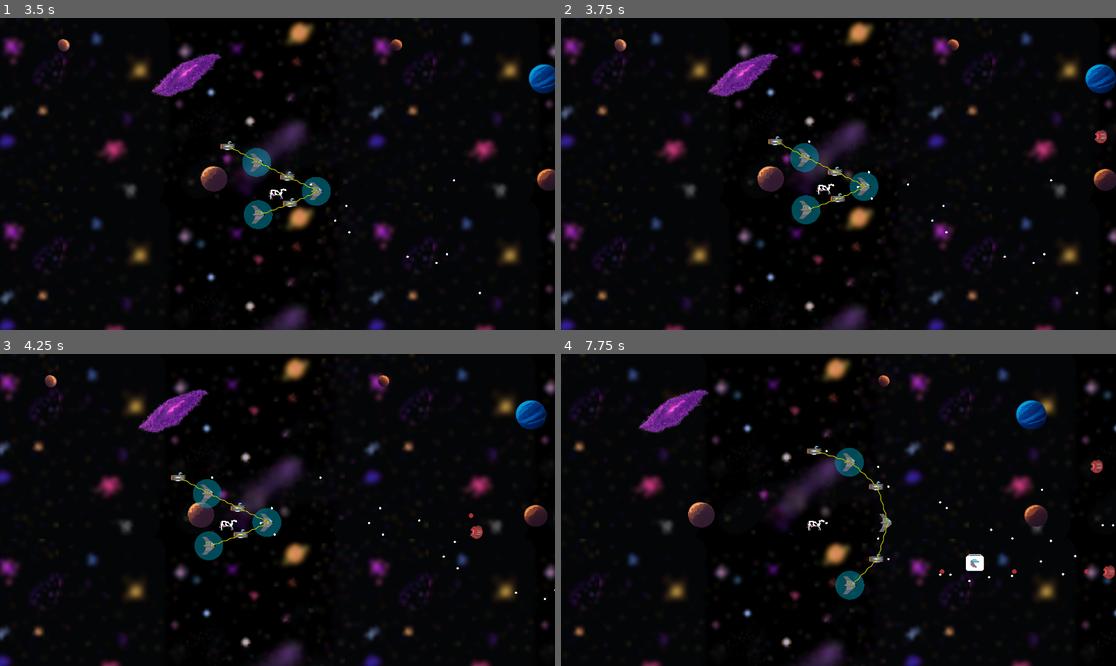
Above: before the commit, frames 1-4 (two rows, left to right).
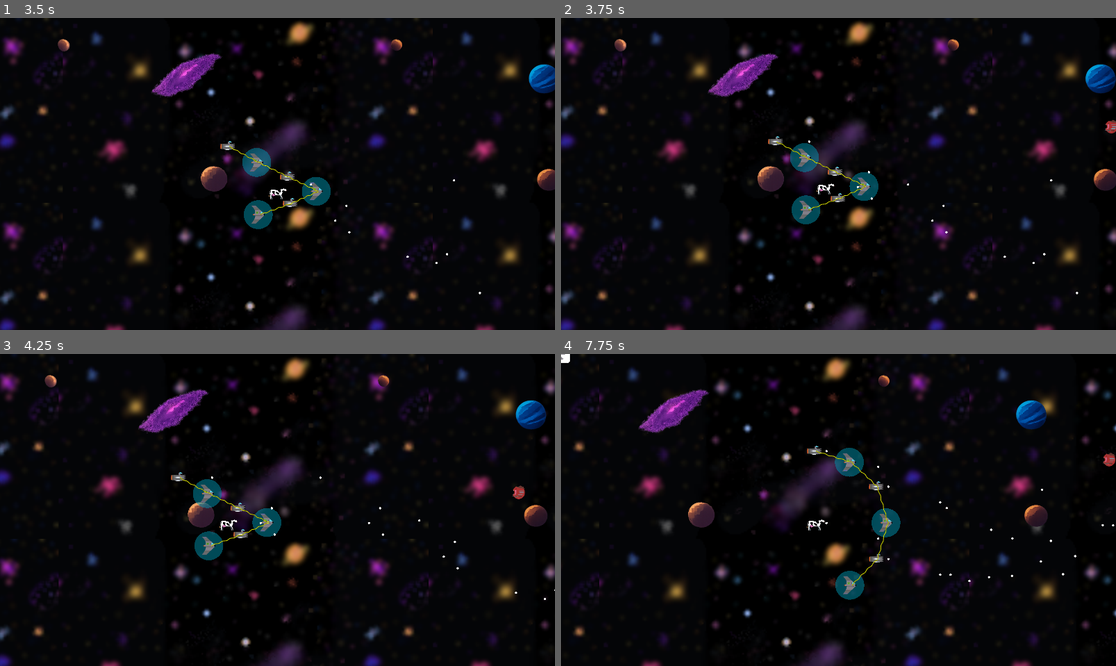
Above: after the commit, the same moments.

Repository: tfmertz/gamedevtv-jam-2026
Game: Godot game, scene res://scene/main.tscn
The game is run twice, just before and just after one commit, with the same random seed, the same clock (stepped at 60 frames per second) and the same inputs.
Inputs:
- Up to frame 1 (3.5 s): click "START" at 0.5 s; click "START" at 1.25 s; tap Enter at 2 s; hold W (move_up) from 2.03 s (still down); tap 4 at 2.1 s; tap 5 at 2.3, 2.85 s; tap 6 at 3.05 s
- Up to frame 2 (3.75 s): release W (move_up) at 3.53 s; hold A (move_left) from 3.53 s (still down); tap 6 at 3.6 s
- Up to frame 3 (4.25 s): keep holding A (move_left); tap 4 at 3.8 s
- Up to frame 4 (7.75 s): tap F (cycle_formation) at 4.35 s; tap 5 at 4.55, 6.8, 7.35 s; release A (move_left) at 5.03 s; hold S (move_down) 5.03-5.78 s; tap R (cycle_spacing) at 5.1 s; tap 6 at 5.3, 7.55 s; hold D (move_right) 5.78-6.53 s; tap G (sort_ships) at 5.85 s; tap 4 at 6.05, 6.6 s; hold W (move_up) 6.53-7.28 s; hold D (move_right) from 7.28 s (still down)

Frame 1 is identical in both runs. In frame 2, 0.1% of the frame differs, in the area x 96-100%, y 32-41%; in frame 3, 0.2%; in frame 4, 0.8%, in the area x 0-100%, y 0-73%.

Commit message:
Move to layers for better detection

Diff:
--- a/scene/bullet.gd
+++ b/scene/bullet.gd
@@ -1,24 +1,19 @@
 class_name Bullet extends Area2D
-
 
 # Cache node refs
 @onready var bullet_small_hitbox: CollisionShape2D = $bullet_small_hitbox
 @onready var bullet_large_hitbox: CollisionShape2D = $bullet_large_hitbox
-
 
 var speed = 500
 enum BulletType {PLAYER, ENEMY_1, ENEMY_2} #to be set on call by level
 var bullet_type: BulletType
 var direction := Vector2.RIGHT
 
-@export var ENEMY_Z  := 12
-@export var PLAYER_Z := 11
-
 # Called when the node enters the scene tree for the first time.
 func _ready() -> void:
 	bullet_large_hitbox.disabled=true
 	bullet_small_hitbox.disabled=true
-	#$bullet_sprite.hide()
+	$bullet_sprite.hide()
 	# safety normalize
 	direction = direction.normalized()
 	# Assume sprites will point Vector2.RIGHT, right now
@@ -36,7 +31,8 @@
 		$bullet_sprite.play("enemy_1")
 		$bullet_sprite.show()
 		direction = Vector2.LEFT
-		z_index=ENEMY_Z
+		set_collision_mask_value(1, true)
+		set_collision_mask_value(5, true)
 
 	elif new_type == BulletType.ENEMY_2:
 		bullet_type = BulletType.ENEMY_2
@@ -44,7 +40,8 @@
 		$bullet_sprite.play("enemy_2")
 		$bullet_sprite.show()
 		direction = Vector2.LEFT
-		z_index=ENEMY_Z
+		set_collision_mask_value(1, true)
+		set_collision_mask_value(5, true)
 
 	else:
 		bullet_type = BulletType.PLAYER
@@ -52,26 +49,16 @@
 		$bullet_sprite.play("player")
 		$bullet_sprite.show()
 		direction = Vector2.RIGHT
-		z_index=PLAYER_Z
+		set_collision_mask_value(2, true)
 
 
 func _on_area_entered(area: Area2D) -> void:
-	# Don't do anything for matching areas
-	# Bullet will kill itself of any area that doesn't match its z_index
-	if z_index == area.z_index or (area is Enemy and z_index == ENEMY_Z):
-		return
-	# only hit things that can be damaged
-	# TODO(tom) we might want to scope bullet layers so enemy and player bullets don't
-	# collider with eachother, or we might want that, IDK, leaving for now to ignore
+	# If the bullet colliders with anything on it's mask layer
+	# that can take damage, clear damage to it
 	if area.has_method("take_damage"):
-		# If I'm an enemy bullet and hitting player ship
-		if z_index == ENEMY_Z and area.z_index == PLAYER_Z:
-			area.take_damage(1)
-		# otherwise if I"m a player bullet and hit an enemy ship
-		elif z_index == PLAYER_Z and area.z_index == ENEMY_Z:
-			area.take_damage(1)
+		area.take_damage(1)
 
-	# kill the bullet
+	# kill the bullet, on mask area hit
 	#TODO(tom) spawn VFX
 	AudioManager.report_bullet_hit()
 	queue_free()
--- a/scene/bullet.tscn
+++ b/scene/bullet.tscn
@@ -39,8 +39,8 @@
 radius = 8.0
 
 [node name="bullet" type="Area2D" unique_id=957631881]
-collision_layer = 4
-collision_mask = 19
+collision_layer = 0
+collision_mask = 0
 script = ExtResource("1_v8qja")
 
 [node name="bullet_sprite" type="AnimatedSprite2D" parent="." unique_id=817768572]
--- a/scene/enemy_ship_node.tscn
+++ b/scene/enemy_ship_node.tscn
@@ -40,7 +40,7 @@
 animation = &"enemy_small"
 
 [node name="bullet_timer" type="Timer" parent="." unique_id=1733135617]
-wait_time = 0.5
+wait_time = 1.5
 
 [node name="hitbox_enemy_sm" type="CollisionShape2D" parent="." unique_id=890536836]
 position = Vector2(6, -2)
--- a/scene/ship_connection_edge.tscn
+++ b/scene/ship_connection_edge.tscn
@@ -47,7 +47,7 @@
 
 [node name="ShipConnectionEdge" type="Area2D" unique_id=1667807780]
 collision_layer = 16
-collision_mask = 6
+collision_mask = 2
 script = ExtResource("1_0ptn0")
 
 [node name="CollisionShape2D" type="CollisionShape2D" parent="." unique_id=1360403804]
--- a/src/enemy_ship_node.gd
+++ b/src/enemy_ship_node.gd
@@ -9,17 +9,16 @@
 signal die
 signal fire
 
+@export var ship_type: EnemyType = EnemyType.NONE
+
 var health: int
 var health_enemy_small = 1
 var health_enemy_big = 2
-var speed_enemy = 10
-var speed =1 #placeholder speed
+var speed_enemy = 5
+var speed = 1 #placeholder speed
 var target_direction: Vector2
 var target_location: Vector2
-enum EnemyType {ENEMY_SMALL, ENEMY_BIG}
-var ship_type = EnemyType
-var enemy_z = 12
-var player_z = 11
+enum EnemyType {NONE, ENEMY_SMALL, ENEMY_BIG}
 var wind_x: int
 var wind_y: int
 var rand_coutner = 3
@@ -34,13 +33,17 @@
 	wind_x = get_window().size.x
 	wind_y = get_window().size.y
 
-	$sprite.hide()
+	#$sprite.hide()
 	hitbox_enemy_sm.disabled = true
 	hitbox_enemy_bg.disabled = true
 	$rand_timer.stop()
-	target_location=position
+	target_location = Vector2(-50, position.y)
 	#$ExplosionArea/hitbox_collision_explosion.disabled = true
-
+	if ship_type == EnemyType.ENEMY_SMALL:
+		spawn_enemy_small()
+	elif ship_type == EnemyType.ENEMY_BIG:
+		spawn_enemy_big()
+		#set_rand_mode(true)
 
 func _physics_process(delta: float) -> void:
 	flyto(target_location)
@@ -65,7 +68,7 @@
 			var scrap = scrap_scene.instantiate()
 			scrap.position = position
 			get_tree().get_root().call_deferred("add_child", scrap)
-			scrap.call_deferred("set_movement")
+			#scrap.call_deferred("set_movement")
 		queue_free()
 
 func spawn_enemy_small() -> void: #spawns ship as gun ship, sets animation, health, hitbox
@@ -73,7 +76,6 @@
 	$sprite.show()
 	hitbox_enemy_sm.disabled = false
 	$bullet_timer.start()
-	z_index=enemy_z
 	speed = speed_enemy
 	health = health_enemy_small
 	ship_type = EnemyType.ENEMY_SMALL
@@ -81,9 +83,9 @@
 func spawn_enemy_big() -> void: #spawns ship as gun ship, sets animation, health, hitbox
 	$sprite.play("enemy_big")
 	$sprite.show()
+
 	hitbox_enemy_bg.disabled = false
 	$bullet_timer.start()
-	z_index=enemy_z
 	speed = speed_enemy
 	health = health_enemy_big
 	ship_type = EnemyType.ENEMY_BIG
@@ -123,7 +125,7 @@
 
 
 
-func set_rand_mode (mode: bool) -> void:
+func set_rand_mode(mode: bool) -> void:
 	if mode:
 		rand_mode = true
 		$rand_timer.start()
--- a/src/ship_connection_edge.gd
+++ b/src/ship_connection_edge.gd
@@ -4,14 +4,10 @@
 
 var source_ship : ShipNode = null
 var dest_ship   : ShipNode = null
-@export var ENEMY_Z  := 12
-@export var PLAYER_Z := 11
 
 # Called when the node enters the scene tree for the first time.
 func _ready() -> void:
-	#TODO(isaac) idk why this isn't working so time to be lazy
-	#z_index = Bullet.PLAYER_Z
-	z_index = PLAYER_Z
+	pass
 
 
 func set_source_ship(ship: ShipNode):
@@ -38,13 +34,7 @@
 
 
 func _on_area_entered(area: Area2D) -> void:
-	# Don't do anything for matching areas
-	# Connection only interacts with enemy ships/bullets
-	if z_index == area.z_index:
-		return
-	# only hit things that can be damaged
-	# TODO(isaac) we very likely want to scope bullet layers so enemy and player bullets don't
-	# collider with eachother, or we might want that, IDK, leaving for now to ignore
-	# see: tom's comment in bullet.gd
-	if area.has_method("take_damage") and area.z_index == ENEMY_Z:
-		area.take_damage(1)
+	# If connection hits an area on it's mask, and can deal
+	# damage, then do it
+	if area.has_method("take_damage"):
+		area.take_damage(5)
--- a/src/ship_node.gd
+++ b/src/ship_node.gd
@@ -15,8 +15,6 @@
 var health: int
 var initial_speed := 0
 var screen_size: Rect2
-var enemy_z := 12
-var player_z := 11
 var invuln_duration := 1
 var shield_radius := 50
 var parent
@@ -56,15 +54,13 @@
 	if ship_type == ShipType.GUN:
 		$sprite.animation = "gun"
 		health = 1
-		z_index=player_z
 	elif ship_type == ShipType.SHIELD:
 		$sprite.animation = "shield"
 		health = 4
-		z_index=player_z
 	elif ship_type == ShipType.MOTHER:
 		$sprite.animation = "mothership-3hp"
 		health = 3
-		z_index=player_z
+		add_to_group("player")
 	else:
 		assert(false, "invalid ship type")
 
